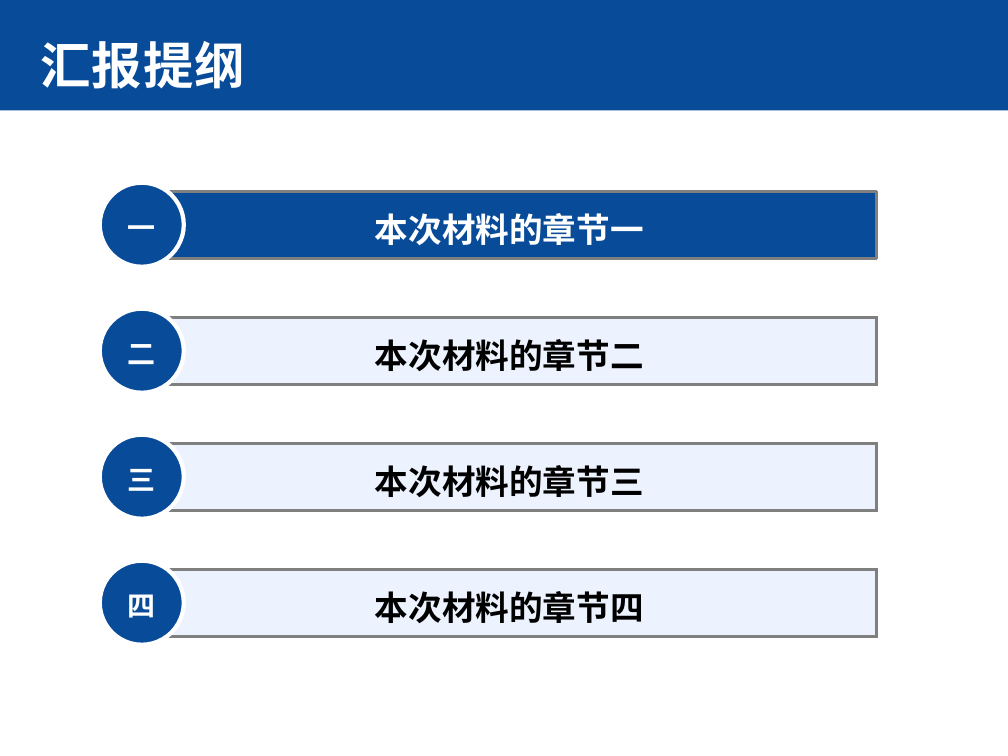
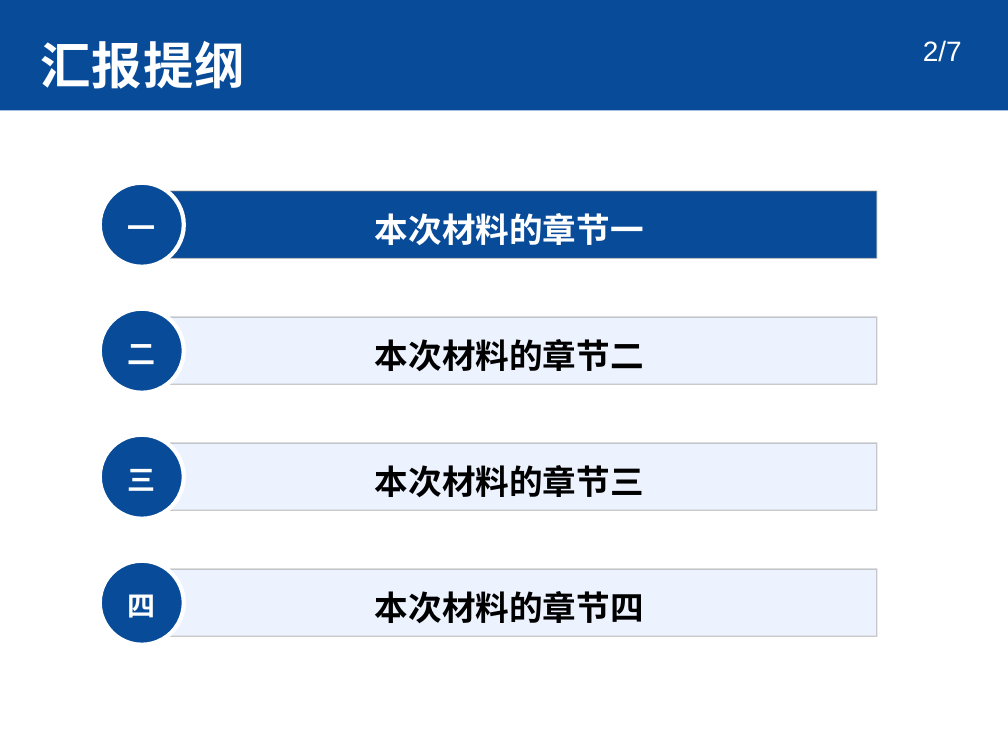
Before and after one commit to realihang/academic-ppt-skill, a slide deck: slide 2 of assets/reference-4x3.pptx. Drawn at 1008x756 pixels with LibreOffice and Linux fonts; fonts in the diff are those of the drawing. Boxes give left, top, right and bottom in pixels: in the first picture for what was removed or moved away, otherwise in the second. Text is boxed around its words. In the diff, an @@ line names an element or a change of style, - is before the commit and + after.

```diff
--- a/assets/reference-4x3.pptx
+++ b/assets/reference-4x3.pptx
@@ page number added at (x1=923, y1=40, x2=962, y2=62), 20 pt, text #FFFFFF @@
+2/7
@@ outline #7F7F7F 2.25 pt to #7F7F7F 1 pt in 4 elements at (x1=142, y1=318, x2=877, y2=385), (x1=142, y1=444, x2=877, y2=511), (x1=142, y1=570, x2=877, y2=637), (x1=142, y1=192, x2=877, y2=259) @@
```
Also in this commit, not shown: 6 other slides changed, 13 other files.
